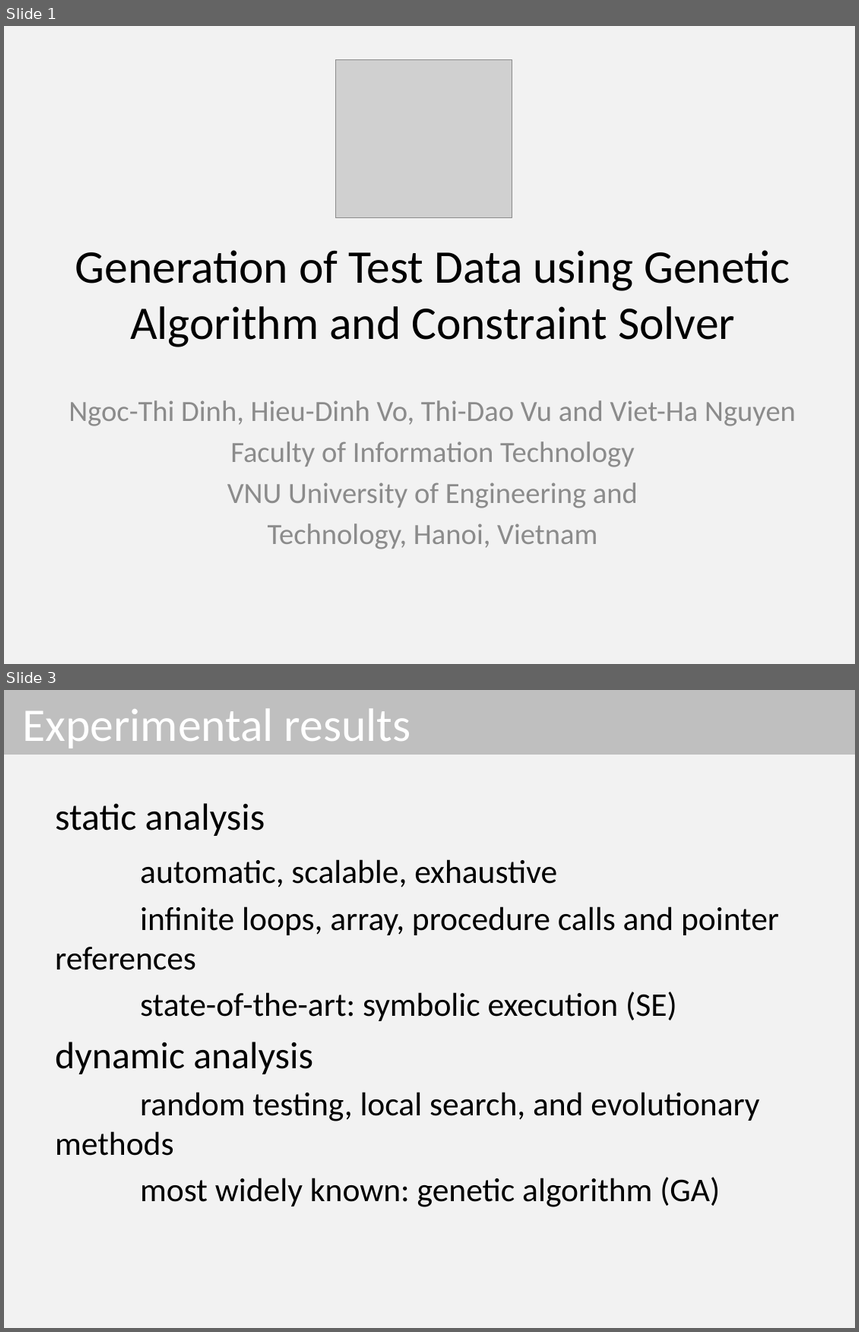
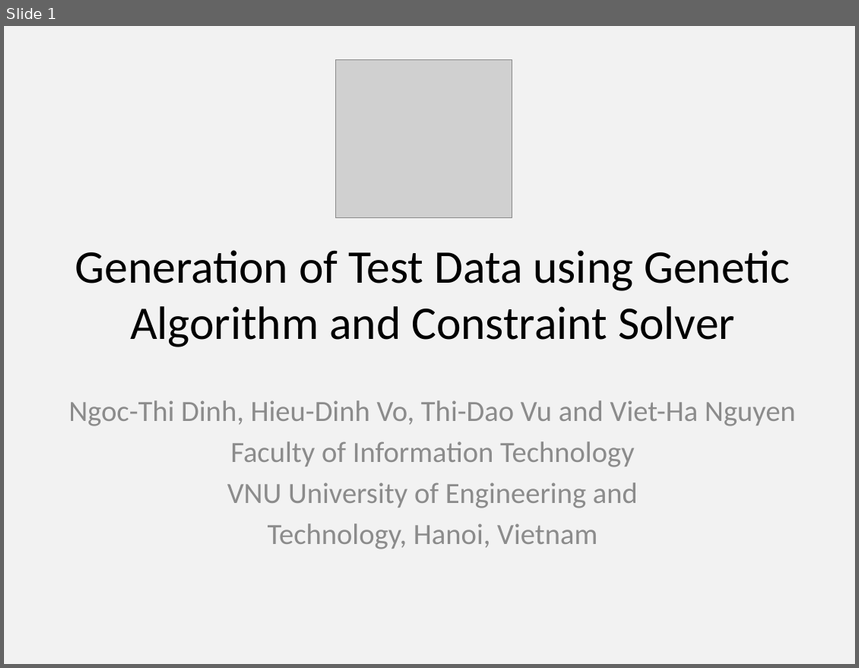
Before and after one commit to dinhngocthi/GAsource, a slide deck: CFT4CUnitSrc/src/report/ACIIDS2017_Presentation.pptx. Shown one above the other, each under a label of ours: slides 1 and 3 before the commit, slide 1 after it; the slides between them are not shown. The pictures are 859x1332 and 859x668 pixels, drawn with LibreOffice and Linux fonts; fonts in the diff are those of the drawing; grey boxes stand for pictures. Boxes give left, top, right and bottom in pixels: in the first picture for what was removed or moved away, otherwise in the second. Text is boxed around its words. In the diff, an @@ line names an element or a change of style, - is before the commit and + after.

```diff
--- a/CFT4CUnitSrc/src/report/ACIIDS2017_Presentation.pptx
+++ b/CFT4CUnitSrc/src/report/ACIIDS2017_Presentation.pptx
@@ slide 3 removed at (4, 690, 855, 1328), background #F2F2F2 @@
@@ title removed at (4, 690, 855, 755) @@
-Experimental results
@@ text removed at (55, 803, 779, 1208) @@
-static analysis
-automatic, scalable, exhaustive
-infinite loops, array, procedure calls and pointer references
-state-of-the-art: symbolic execution (SE)
-dynamic analysis
-random testing, local search, and evolutionary methods
-most widely known: genetic algorithm (GA)
```
Also in this commit, not shown: 2 slides added, 1 other slide removed, 1 other file.
